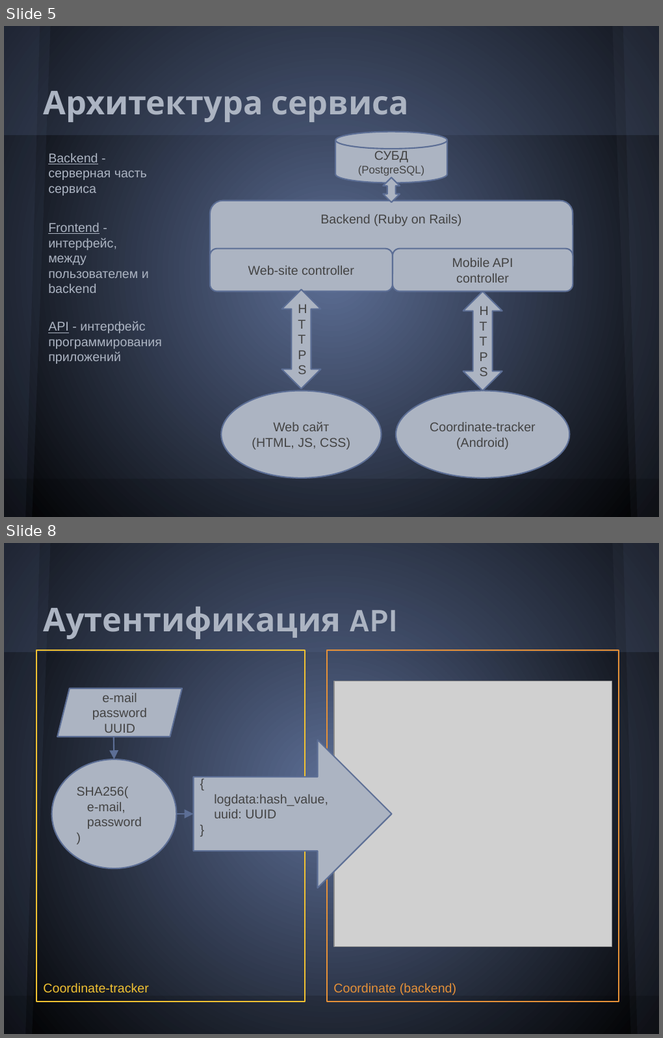
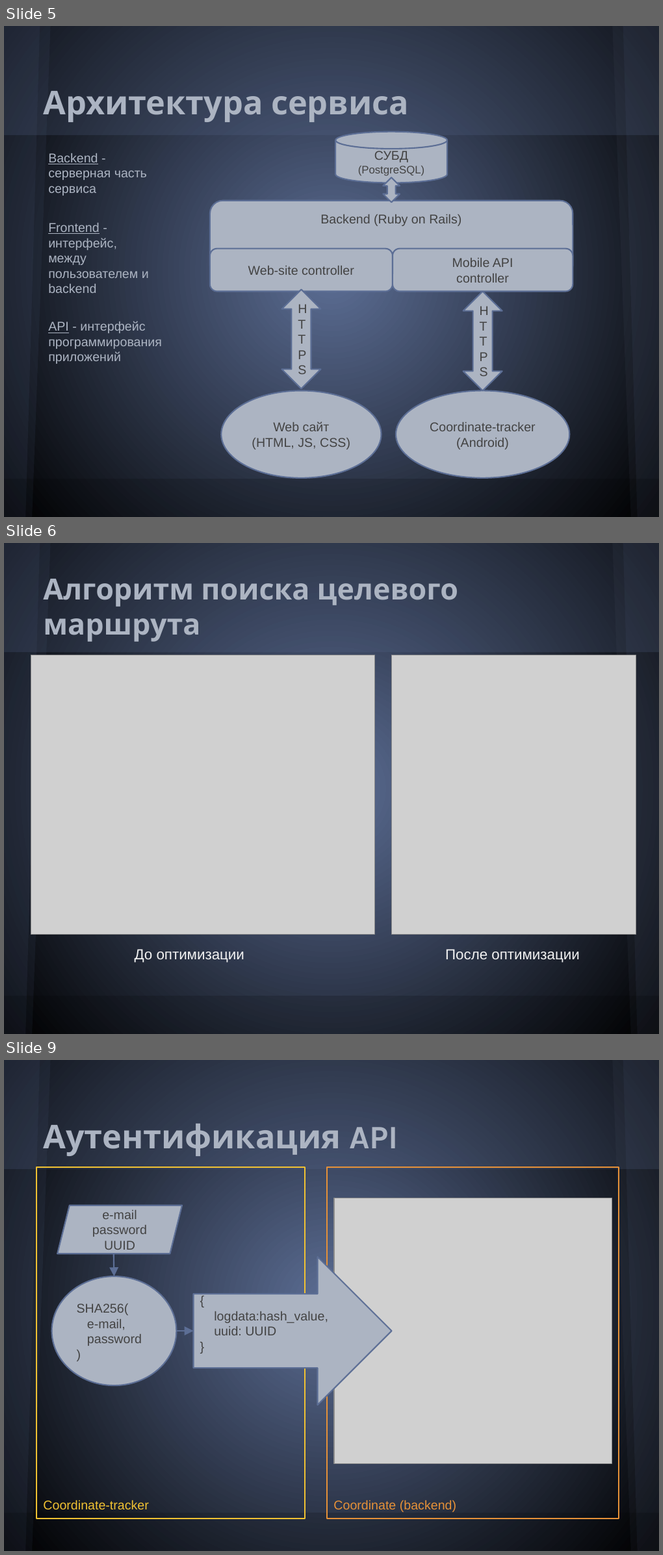
Before and after one commit to Melancholic/Coordinate-reports, a slide deck: Презентация.pptx. Shown one above the other, each under a label of ours: slides 5 and 8 before the commit, slides 5, 6 and 9 after it; the slides between them are not shown. The pictures are 663x1038 and 663x1555 pixels, drawn with LibreOffice and Linux fonts; fonts in the diff are those of the drawing; grey boxes stand for pictures. Boxes give left, top, right and bottom in pixels: in the first picture for what was removed or moved away, otherwise in the second. Text is boxed around its words. In the diff, an @@ line names an element or a change of style, - is before the commit and + after.

```diff
--- a/Презентация.pptx
+++ b/Презентация.pptx
@@ slide 6 added at box(4, 543, 659, 1034), background gradient #5C6E95 to #000000; not listed: 6 template elements that a slide beside it also shows @@
@@ title added at box(43, 579, 458, 642), 32 pt, text #ACB4C2, bold @@
+Алгоритм поиска целевого маршрута
@@ picture added at box(31, 655, 374, 934) @@
@@ picture added at box(392, 655, 636, 934) @@
@@ text added at box(135, 949, 244, 963), 16 pt, text #F2F2F2 @@
+До оптимизации
@@ text added at box(445, 949, 579, 963), 16 pt, text #F2F2F2 @@
+После оптимизации
@@ what was slide 8 is now slide 9 @@
```
Also in this commit, not shown: 2 slides changed, 3 other slides added, 6 slides removed, 4 other files.
